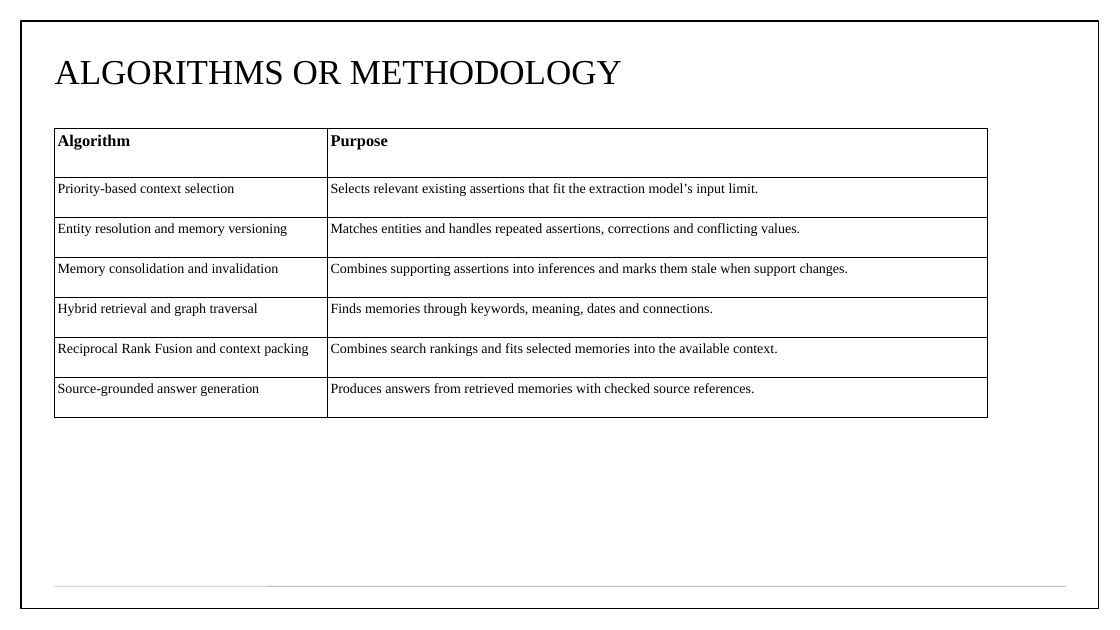
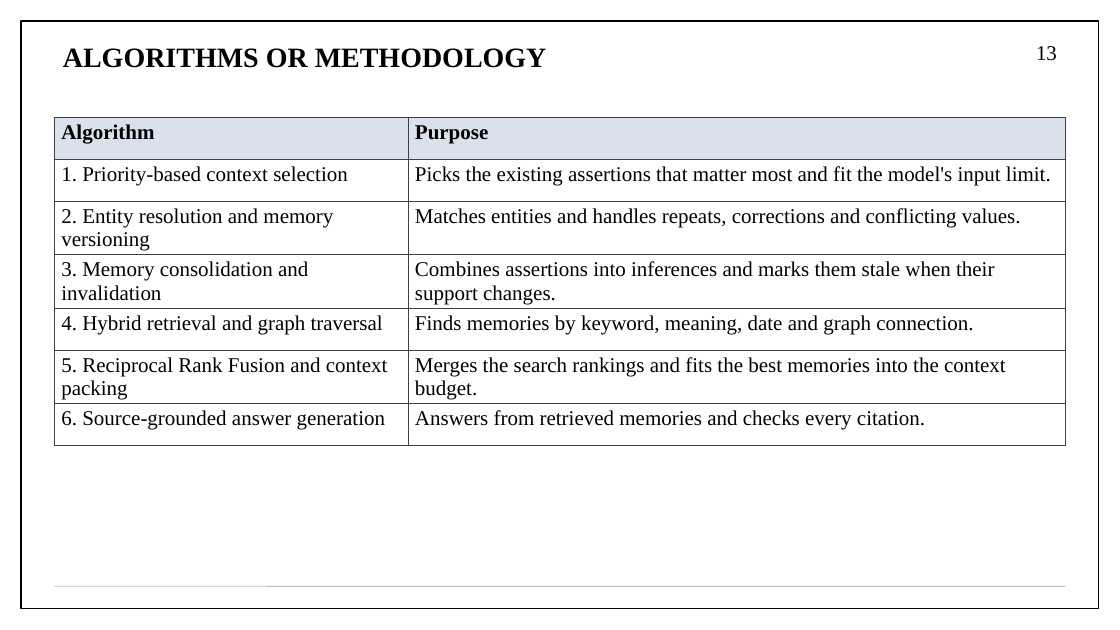
Before and after one commit to aryaniyaps/sdp-2026, a slide deck: slide 13 of P1_R2_13.pptx (slide 12 before the commit). Drawn at 1120x630 pixels with LibreOffice and Linux fonts; fonts in the diff are those of the drawing. Boxes give left, top, right and bottom in pixels: in the first picture for what was removed or moved away, otherwise in the second. Text is boxed around its words. In the diff, an @@ line names an element or a change of style, - is before the commit and + after.

```diff
--- a/P1_R2_13.pptx
+++ b/P1_R2_13.pptx
@@ title "ALGORITHMS OR METHODOLOGY" at (x1=63, y1=48, x2=547, y2=68): size 30 to 24 pt, bold on; vertical alignment middle to top @@
@@ page number added at (x1=1036, y1=46, x2=1057, y2=61), 18 pt, text #000000 @@
+13
@@ table at (x1=55, y1=118, x2=1065, y2=434) @@
-row 2, column 1: Priority-based context selection
+row 2, column 1: 1. Priority-based context selection
-row 2, column 2: Selects relevant existing assertions that fit the extraction model’s input limit.
+row 2, column 2: Picks the existing assertions that matter most and fit the model's input limit.
-row 3, column 1: Entity resolution and memory versioning
+row 3, column 1: 2. Entity resolution and memory versioning
-row 3, column 2: Matches entities and handles repeated assertions, corrections and conflicting values.
+row 3, column 2: Matches entities and handles repeats, corrections and conflicting values.
-row 4, column 1: Memory consolidation and invalidation
+row 4, column 1: 3. Memory consolidation and invalidation
-row 4, column 2: Combines supporting assertions into inferences and marks them stale when support changes.
+row 4, column 2: Combines assertions into inferences and marks them stale when their support changes.
-row 5, column 1: Hybrid retrieval and graph traversal
+row 5, column 1: 4. Hybrid retrieval and graph traversal
-row 5, column 2: Finds memories through keywords, meaning, dates and connections.
+row 5, column 2: Finds memories by keyword, meaning, date and graph connection.
-row 6, column 1: Reciprocal Rank Fusion and context packing
+row 6, column 1: 5. Reciprocal Rank Fusion and context packing
-row 6, column 2: Combines search rankings and fits selected memories into the available context.
+row 6, column 2: Merges the search rankings and fits the best memories into the context budget.
-row 7, column 1: Source-grounded answer generation
+row 7, column 1: 6. Source-grounded answer generation
-row 7, column 2: Produces answers from retrieved memories with checked source references.
+row 7, column 2: Answers from retrieved memories and checks every citation.
@@ fill none to #D9E2EC in row 1 @@
@@ fill none to #FFFFFF in 12 cells @@
@@ size 14 to 18 pt in "Algorithm", "Purpose" @@
@@ less space between paragraphs @@
@@ borders changed @@
@@ table resized from (x1=55, y1=129, x2=987, y2=418) to (x1=55, y1=118, x2=1065, y2=434) @@
```
Also in this commit, not shown: 13 other slides changed, 15 slides added, 9 slides removed, 11 other files.
